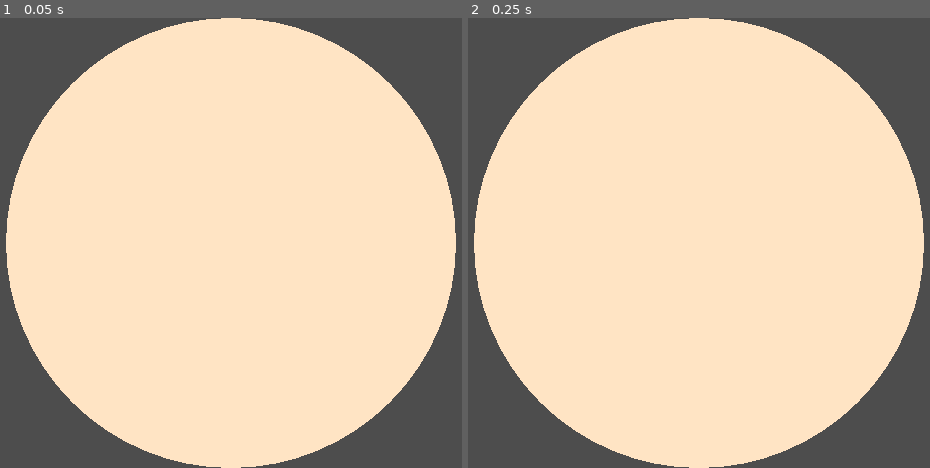
Above: before the commit, frames 1-2 (left to right).
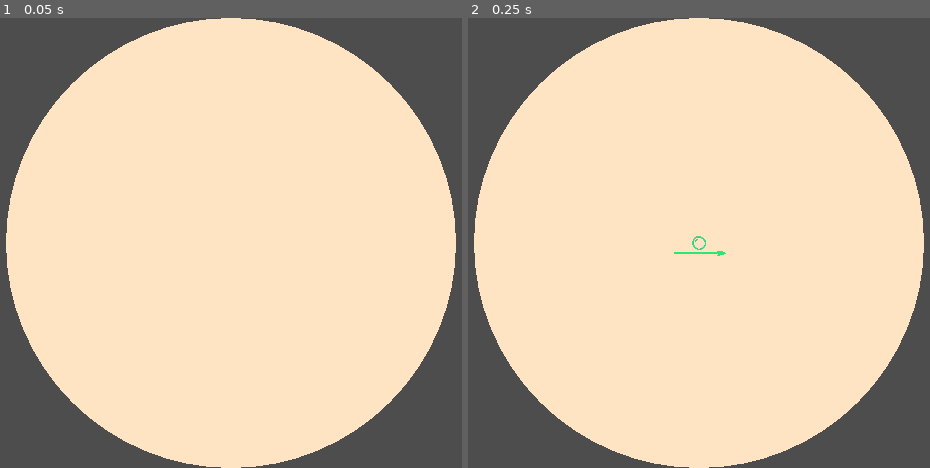
Above: after the commit, the same moments.

Repository: raffomania/bubbleneck
Game: Godot game, scene res://main.tscn
The game is run twice, just before and just after one commit, with the same random seed, the same clock (stepped at 60 frames per second) and the same inputs.
Inputs:
- Up to frame 1 (0.05 s): no input
- Up to frame 2 (0.25 s): no input

Frame 1 is identical in both runs. In frame 2, less than 0.1% of the frame differs, in the area x 44-56%, y 48-53%.
Error before the commit: Parse Error: Identifier "is_holding_weapon" not declared in the current scope. (res://Player/player.gd:124)

Commit message:
Throw & stab with a single button

Diff:
--- a/Player/player.gd
+++ b/Player/player.gd
@@ -24,6 +24,9 @@
 @onready
 var bubble_sprite := $BubbleSprite
 
+@onready
+var weapon := $Weapon
+
 var dead_color := Color.RED
 var dash_range := 10
 var time := 0.0
@@ -31,13 +34,13 @@
 var dash_on_cooldown := false
 var holding_weapon := true
 
-func setup_player():
-    set_player_color(player_color)
-    setup_weapon()
-
 func _ready():
     add_to_group('players')
     setup_player()
+
+func setup_player():
+    set_player_color(player_color)
+    pick_up_weapon(weapon)
 
 func _process(delta: float) -> void:
     if (dead):
@@ -54,8 +57,10 @@
         if Input.is_action_just_pressed(prefix + "_dash") and not dash_on_cooldown:
             is_dashing = true
 
-        if Input.is_action_just_pressed(prefix + "_throw"):
-            throw_weapon(dir)
+        if Input.is_action_just_pressed(prefix + "_throw") and holding_weapon:
+            weapon.set_attack_button_pressed(true)
+        elif holding_weapon:
+            weapon.set_attack_button_pressed(false)
 
     else:
         # Player is using a controller
@@ -65,11 +70,10 @@
         if Input.is_joy_button_pressed(device, JOY_BUTTON_A) and not dash_on_cooldown:
             is_dashing = true
 
-        if Input.is_joy_button_pressed(device, JOY_BUTTON_B):
-            throw_weapon(dir)
-
-        if Input.is_joy_button_pressed(device, JOY_BUTTON_X):
-            stab_weapon()
+        if Input.is_joy_button_pressed(device, JOY_BUTTON_B) and holding_weapon:
+            weapon.set_attack_button_pressed(true)
+        elif holding_weapon:
+            weapon.set_attack_button_pressed(false)
 
     var curve_value = dash_curve.sample(time)
     dash_offset.x = curve_value * dir.x
@@ -96,33 +100,23 @@
 
 func set_player_color(color: Color):
     modulate = color
-    var weapon = $'Weapon/WeaponSprite'
-    weapon.material.set("shader_parameter/color", color)
+    var sprite = $'Weapon/WeaponSprite'
+    sprite.material.set("shader_parameter/color", color)
 
-
-func setup_weapon():
-    var weapon = $'Weapon/WeaponSprite'
-    weapon.material.set("shader_parameter/color", player_color)
-
-func throw_weapon(direction: Vector2) -> void:
-    if holding_weapon:
-        var main_scene = get_tree().get_root().get_node("Main")
-        var weapon = $Weapon
-        weapon.reparent(main_scene)
-        weapon.throw(direction)
-        weapon.weapon_owner = self
-
-    holding_weapon = false
-
-func pick_up_weapon(weapon) -> void:
+func pick_up_weapon(new_weapon) -> void:
+    var sprite = weapon.get_node('WeaponSprite')
+    sprite.material.set("shader_parameter/color", player_color)
+    weapon = new_weapon
     weapon.reparent.call_deferred(self)
     weapon.rotation = rotation + PI / 2.0
+    weapon.weapon_owner = self
+
+    weapon.on_throw.connect(on_throw_weapon)
 
     holding_weapon = true
 
-func stab_weapon():
-    if is_holding_weapon:
-        $Weapon.stab()
+func on_throw_weapon():
+    holding_weapon = false
 
 func kill():
     dead = true
--- a/Weapon/weapon.gd
+++ b/Weapon/weapon.gd
@@ -12,42 +12,66 @@
 var stab_cooldown_seconds: float
 @export
 var stab_duration_seconds: float
+@export
+var stab_button_press_threshold_seconds: float
 
-var time := 0.0
+var throwing_time := 0.0
 var is_throwing := false
 var is_stabbing := false
 var stab_on_cooldown := false
 var dir
 var weapon_owner
+var attack_button_pressed := false
+var attack_button_pressed_since: float
 
-# Called when the node enters the scene tree for the first time.
+signal on_throw
+
+# Called when the node enters the scene tree for the first throwing_time.
 func _ready() -> void:
     area_entered.connect(_on_area_entered)
 
 
-# Called every frame. 'delta' is the elapsed time since the previous frame.
+# Called every frame. 'delta' is the elapsed throwing_time since the previous frame.
 func _process(delta: float) -> void:
-
     if is_throwing:
-        time += delta * time_factor
-        var curve_value = dash_curve.sample(time)
+        throwing_time += delta * time_factor
+        var curve_value = dash_curve.sample(throwing_time)
         throw_distance = curve_value * throw_range_factor
         global_position += dir * delta * throw_distance
 
-    if time > 1.0:
+    if throwing_time > 1.0:
         is_throwing = false
-        time = 0
+        throwing_time = 0
+
+    if attack_button_pressed:
+        attack_button_pressed_since += delta
 
 
-func throw(direction_vector: Vector2) -> void:
+func set_attack_button_pressed(now_pressed: bool) -> void:
+    var just_pressed = not attack_button_pressed and now_pressed
+    var just_released = attack_button_pressed and not now_pressed
+    if just_pressed:
+        attack_button_pressed = true
+    if just_released:
+        if attack_button_pressed_since < stab_button_press_threshold_seconds:
+            stab()
+        else:
+            throw()
+        attack_button_pressed = false
+        attack_button_pressed_since = 0.0
+
+func throw() -> void:
+    dir = Vector2(1, 0).rotated(global_rotation)
+    var main_scene = get_tree().get_root().get_node("Main")
+    reparent(main_scene)
     is_throwing = true
-    dir = direction_vector
+    on_throw.emit()
 
 func _on_area_entered(area) -> void:
-    if time <= 1 and time > 0 and area.has_method("kill") and not area == weapon_owner:
-        area.kill()
+    if throwing_time <= 1 and throwing_time > 0 and area.has_method("kill") and not area == weapon_owner:
+         area.kill()
 
-    if time == 0 and area.has_method("kill") and not area.holding_weapon:
+    if throwing_time == 0 and area.has_method("kill") and not area.holding_weapon:
         weapon_owner = area
         area.pick_up_weapon(self)
 
--- a/Weapon/weapon.tscn
+++ b/Weapon/weapon.tscn
@@ -23,8 +23,9 @@
 dash_curve = SubResource("Curve_ne7yh")
 time_factor = 2.0
 throw_range_factor = 2000.0
-stab_cooldown_seconds = 0.3
-stab_duration_seconds = 0.15
+stab_cooldown_seconds = 0.1
+stab_duration_seconds = 0.1
+stab_button_press_threshold_seconds = 0.5
 
 [node name="WeaponSprite" type="Sprite2D" parent="."]
 material = SubResource("ShaderMaterial_7ml6n")
